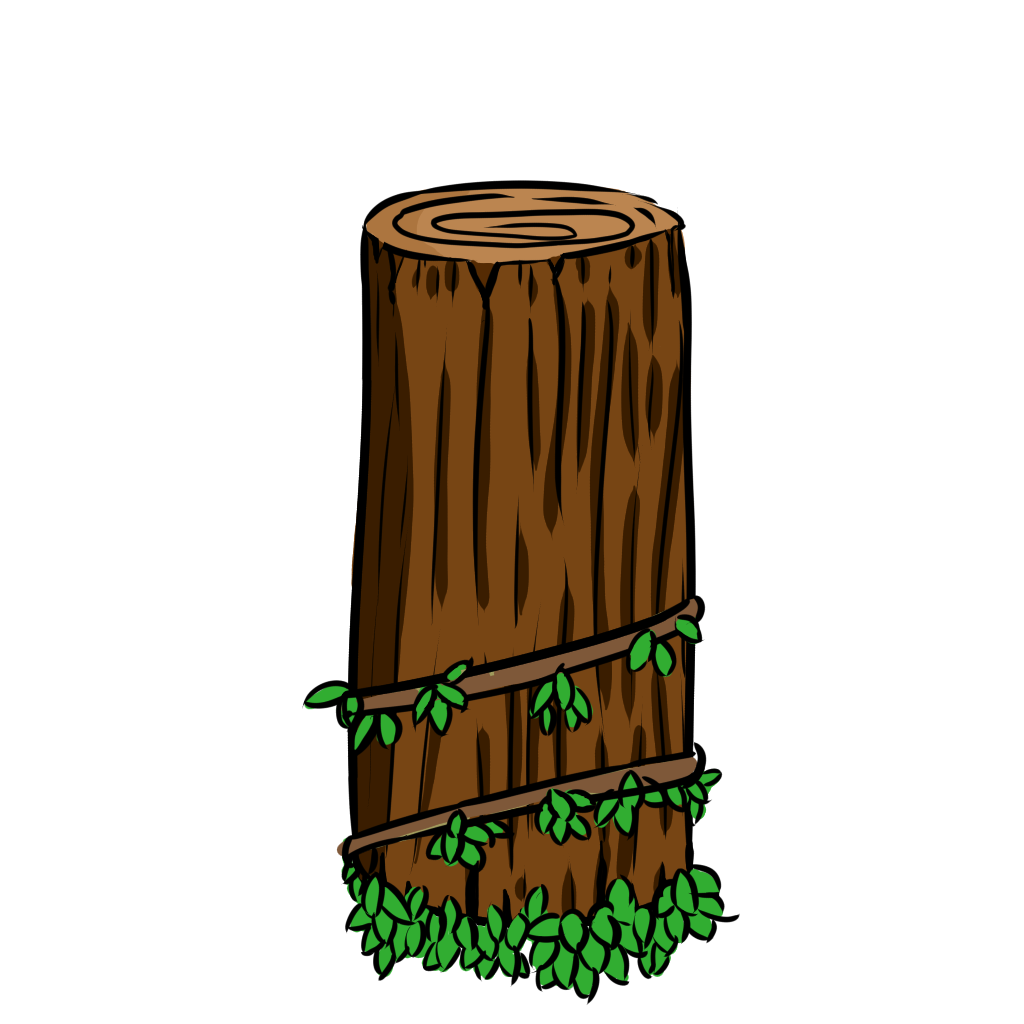
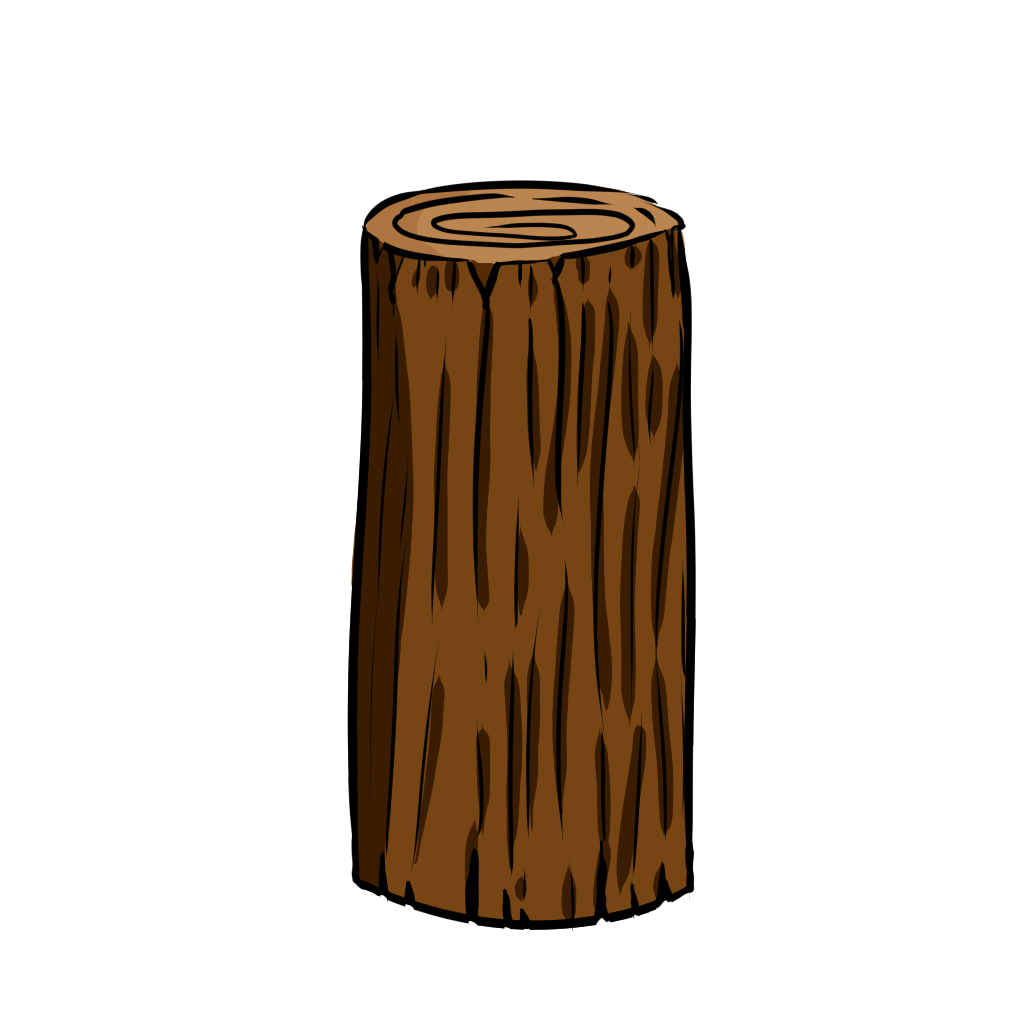
Layers edited between the first and the second w=1024, h=1024 image:
removed layer "Folhas" over [302, 595, 740, 1005]
removed layer "Camada 7" over [302, 595, 740, 1005]
painted on "ArteFinal" over [320, 595, 740, 960]
painted on "Cor Base" over [320, 595, 704, 960]
